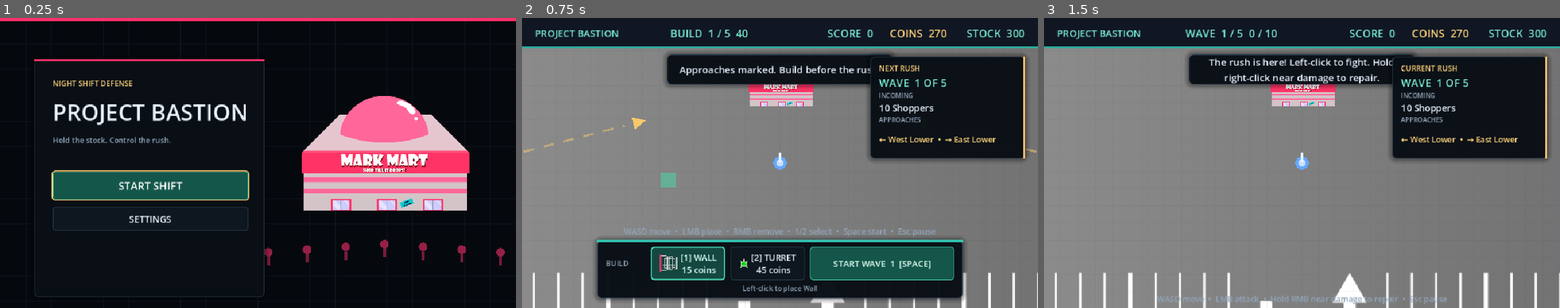
Above: before the commit, frames 1-3 (left to right).
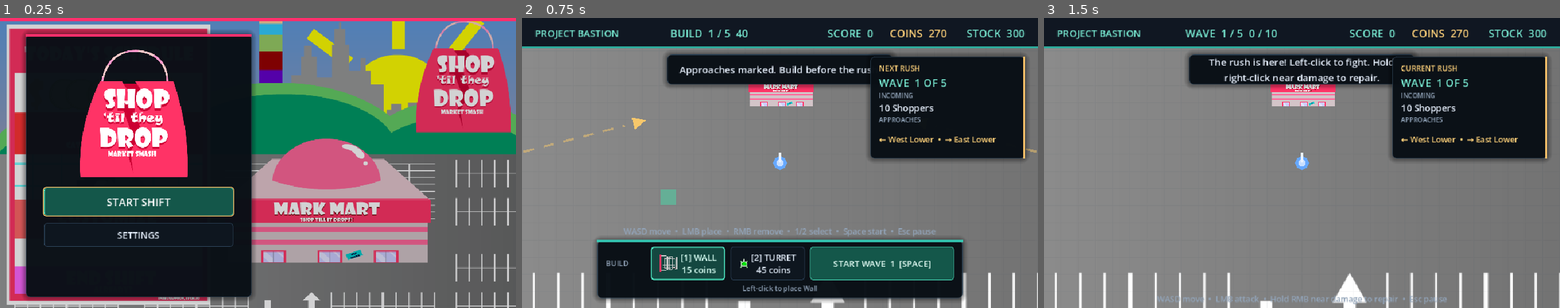
Above: after the commit, the same moments.

Repository: JarredTD/ProjectBastion
Game: Godot game, scene res://scenes/ui/main_menu.tscn
Same seed, same stepped clock (60 frames per second), same inputs: the game is played once before the commit and once after it. Sound files missing from this copy of the repository are replaced by a short silence.
Inputs:
- Up to frame 1 (0.25 s): no input
- Up to frame 2 (0.75 s): click "START SHIFT" at 0.5 s
- Up to frame 3 (1.5 s): click "START WAVE 1 [SPACE]" at 1.25 s

The runs differ from the first frame. In frame 1, 72% of the frame differs, in the area x 0-100%, y 1-100%; in frame 2, 0.3%; in frame 3, nothing differs.

Commit message:
feat: apply illustrated main menu

Diff:
--- a/scenes/ui/main_menu.tscn
+++ b/scenes/ui/main_menu.tscn
@@ -1,12 +1,16 @@
-[gd_scene load_steps=8 format=3]
+[gd_scene load_steps=9 format=3]
 
 [ext_resource type="Script" path="res://scripts/ui/main_menu.gd" id="1_menu"]
 [ext_resource type="PackedScene" path="res://scenes/ui/settings_panel.tscn" id="2_settings"]
 [ext_resource type="Theme" path="res://data/ui/interface_theme.tres" id="3_theme"]
-[ext_resource type="Script" path="res://scripts/ui/menu_backdrop.gd" id="4_backdrop"]
+[ext_resource type="Texture2D" path="res://assets/sprites/ui/main_menu.png" id="4_menu_art"]
 [ext_resource type="Script" path="res://scripts/ui/accent_panel.gd" id="5_accent"]
-[ext_resource type="Texture2D" path="res://assets/sprites/core/store.png" id="6_store"]
+[ext_resource type="Texture2D" path="res://assets/sprites/ui/game_logo.png" id="6_logo"]
 [ext_resource type="PackedScene" path="res://scenes/ui/orientation_guard.tscn" id="7_orientation"]
+
+[sub_resource type="AtlasTexture" id="AtlasTexture_logo"]
+atlas = ExtResource("6_logo")
+region = Rect2(350, 25, 580, 620)
 
 [node name="MainMenu" type="Control"]
 layout_mode = 3
@@ -28,7 +32,7 @@
 color = Color(0.0196078, 0.0352941, 0.054902, 1)
 mouse_filter = 2
 
-[node name="BackdropArt" type="Control" parent="."]
+[node name="BackdropArt" type="TextureRect" parent="."]
 layout_mode = 1
 anchors_preset = 15
 anchor_right = 1.0
@@ -36,21 +40,19 @@
 grow_horizontal = 2
 grow_vertical = 2
 mouse_filter = 2
-script = ExtResource("4_backdrop")
+texture = ExtResource("4_menu_art")
+expand_mode = 1
+stretch_mode = 6
 
-[node name="StoreArt" type="TextureRect" parent="."]
+[node name="BackdropShade" type="ColorRect" parent="."]
 layout_mode = 1
-anchors_preset = -1
-anchor_left = 0.55
-anchor_top = 0.13
-anchor_right = 0.93
-anchor_bottom = 0.83
+anchors_preset = 15
+anchor_right = 1.0
+anchor_bottom = 1.0
 grow_horizontal = 2
 grow_vertical = 2
 mouse_filter = 2
-texture = ExtResource("6_store")
-expand_mode = 1
-stretch_mode = 5
+color = Color(0.015, 0.025, 0.04, 0.18)
 
 [node name="Accent" type="ColorRect" parent="."]
 layout_mode = 1
@@ -62,9 +64,9 @@
 mouse_filter = 2
 
 [node name="MenuCard" type="Panel" parent="."]
-offset_left = 64.0
-offset_top = 76.0
-offset_right = 492.0
+offset_left = 48.0
+offset_top = 30.0
+offset_right = 468.0
 offset_bottom = 520.0
 mouse_filter = 2
 script = ExtResource("5_accent")
@@ -73,31 +75,19 @@
 
 [node name="Menu" type="VBoxContainer" parent="."]
 layout_mode = 0
-offset_left = 98.0
-offset_top = 112.0
-offset_right = 458.0
-offset_bottom = 536.0
+offset_left = 82.0
+offset_top = 52.0
+offset_right = 434.0
+offset_bottom = 510.0
 theme_override_constants/separation = 14
 
-[node name="Kicker" type="Label" parent="Menu"]
-layout_mode = 2
-theme_type_variation = &"SectionLabel"
-text = "NIGHT SHIFT DEFENSE"
-
-[node name="Title" type="Label" parent="Menu"]
-layout_mode = 2
-theme_type_variation = &"DisplayTitle"
-text = "PROJECT BASTION"
-
-[node name="Subtitle" type="Label" parent="Menu"]
-layout_mode = 2
-theme_type_variation = &"MutedLabel"
-text = "Hold the stock. Control the rush."
-
-[node name="Spacer" type="Control" parent="Menu"]
-custom_minimum_size = Vector2(0, 20)
+[node name="Logo" type="TextureRect" parent="Menu"]
+custom_minimum_size = Vector2(0, 250)
 layout_mode = 2
 mouse_filter = 2
+texture = SubResource("AtlasTexture_logo")
+expand_mode = 1
+stretch_mode = 5
 
 [node name="PlayButton" type="Button" parent="Menu"]
 unique_name_in_owner = true
